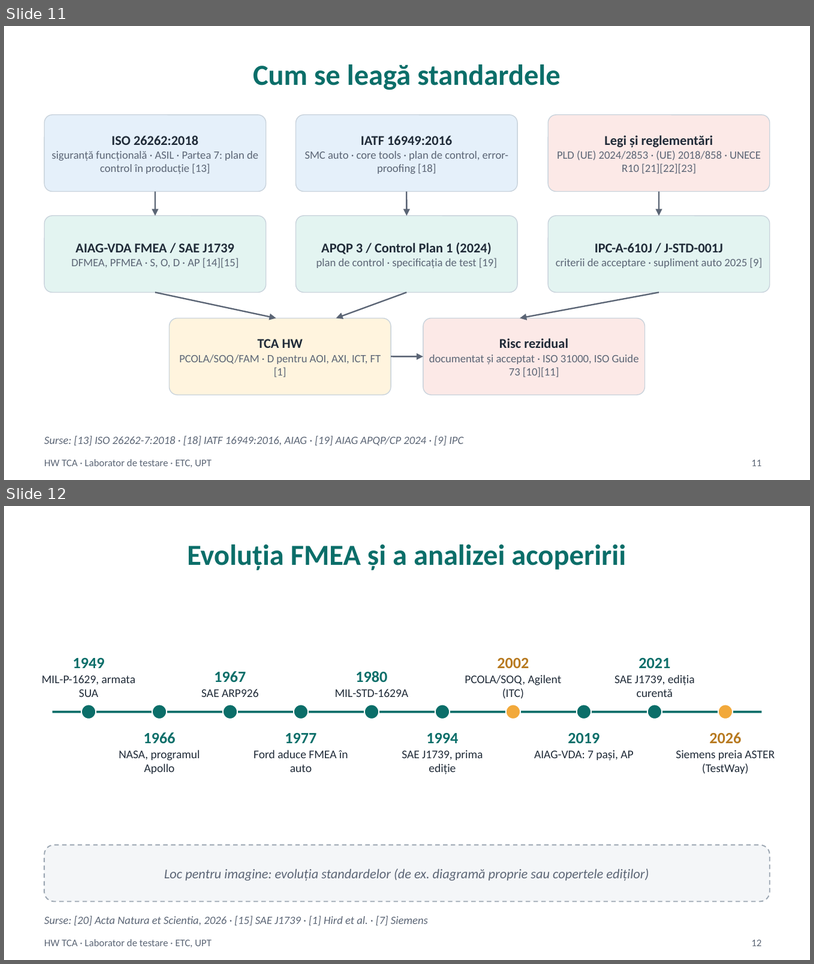
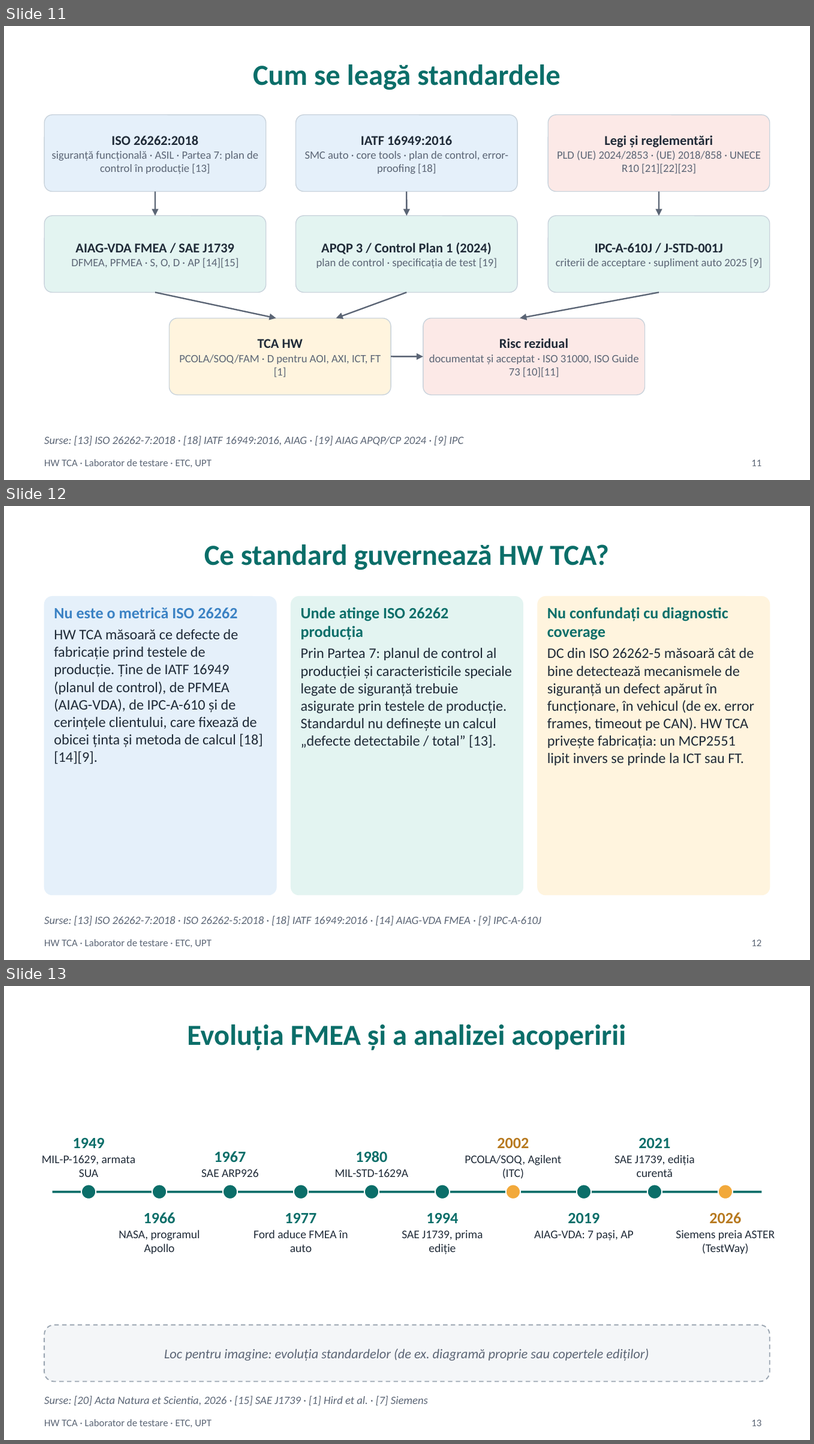
Before and after one commit to madalinatolontan1-ai/sw-tca-lab, a slide deck: materials/HW_TCA_curs_RO.pptx. Shown one above the other, each under a label of ours: slides 11 and 12 before the commit, slides 11, 12 and 13 after it. The pictures are 814x964 and 814x1444 pixels, drawn with LibreOffice and Linux fonts; fonts in the diff are those of the drawing. Boxes give left, top, right and bottom in pixels: in the first picture for what was removed or moved away, otherwise in the second. Text is boxed around its words. In the diff, an @@ line names an element or a change of style, - is before the commit and + after.

```diff
--- a/materials/HW_TCA_curs_RO.pptx
+++ b/materials/HW_TCA_curs_RO.pptx
@@ slide 12 added at bbox=[4, 506, 810, 960], background #FFFFFF; not listed: 1 template element that a slide beside it also shows @@
@@ title added at bbox=[204, 544, 609, 570], 26 pt, text #0B6E69, bold @@
+Ce standard guvernează HW TCA?
@@ rounded rectangle added at bbox=[44, 597, 276, 895], fill #E5F0FA, outline #E5F0FA 0.5 pt @@
@@ text added at bbox=[54, 607, 263, 764], 13 pt, text #1F2A37 @@
+Nu este o metrică ISO 26262
+HW TCA măsoară ce defecte de fabricație prind testele de producție. Ține de IATF 16949 (planul de control), de PFMEA (AIAG-VDA), de IPC-A-610 și de cerințele clientului, care fixează de obicei ținta și metoda de calcul [18][14][9].
@@ rounded rectangle added at bbox=[291, 597, 524, 895], fill #E3F4F1, outline #E3F4F1 0.5 pt @@
@@ text added at bbox=[301, 607, 512, 748], 13 pt, text #1F2A37 @@
+Unde atinge ISO 26262 producția
+Prin Partea 7: planul de control al producției și caracteristicile speciale legate de siguranță trebuie asigurate prin testele de producție. Standardul nu definește un calcul „defecte detectabile / total” [13].
@@ rounded rectangle added at bbox=[538, 597, 770, 895], fill #FFF4DE, outline #FFF4DE 0.5 pt @@
@@ text added at bbox=[548, 607, 755, 765], 13 pt, text #1F2A37 @@
+Nu confundați cu diagnostic coverage
+DC din ISO 26262-5 măsoară cât de bine detectează mecanismele de siguranță un defect apărut în funcționare, în vehicul (de ex. error frames, timeout pe CAN). HW TCA privește fabricația: un MCP2551 lipit invers se prinde la ICT sau FT.
@@ text added at bbox=[44, 915, 542, 925], 10 pt, text #5B6575, italic @@
+Surse: [13] ISO 26262-7:2018 · ISO 26262-5:2018 · [18] IATF 16949:2016 · [14] AIAG-VDA FMEA · [9] IPC-A-610J
@@ page number added at bbox=[752, 939, 762, 946], 9 pt, text #5B6575 @@
+12
@@ what was slide 12 is now slide 13 @@
@@ page number at bbox=[752, 1419, 762, 1426]: text changed @@
-12
+13
```
Also in this commit, not shown: 1 slide changed, 12 other files.
